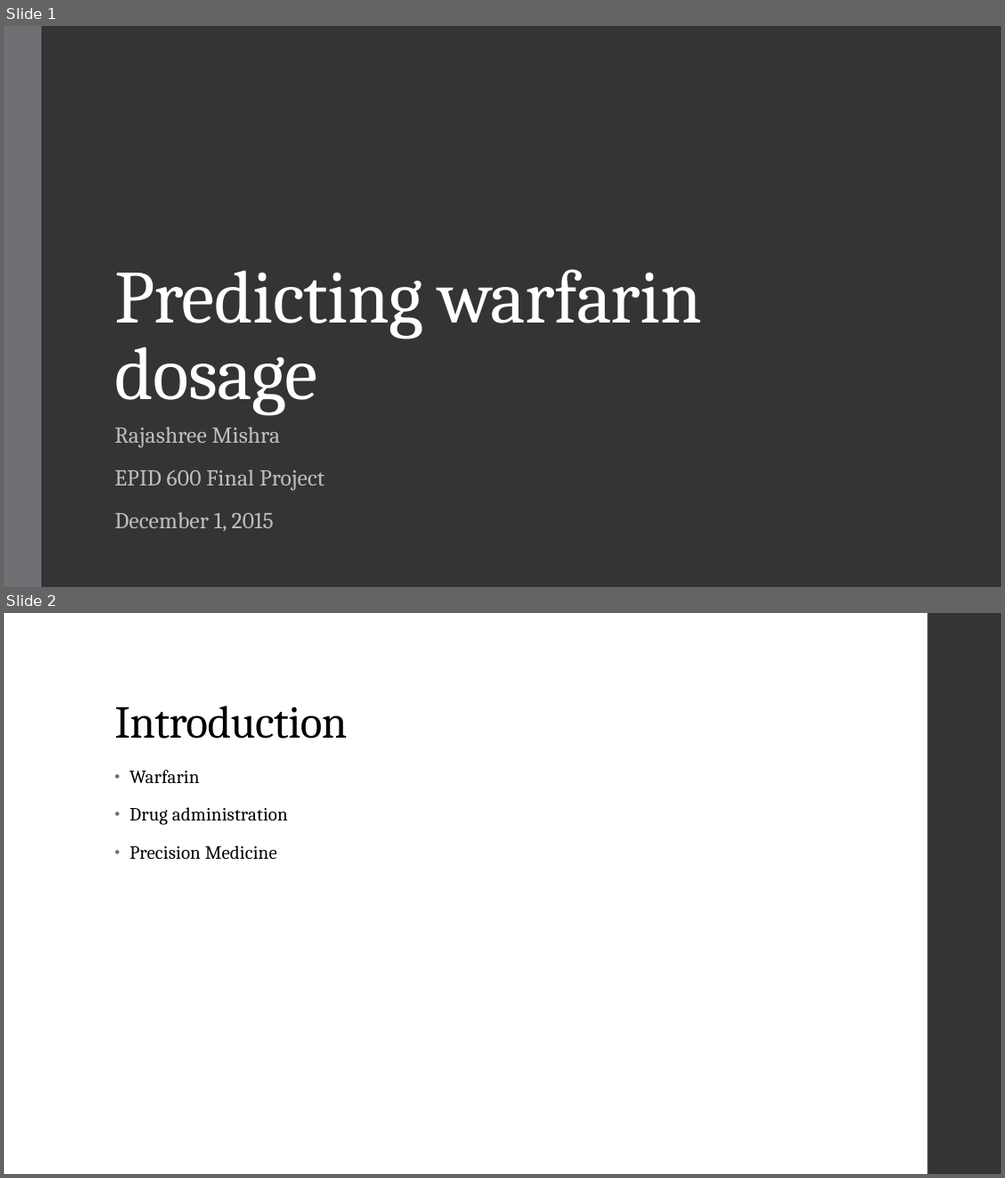
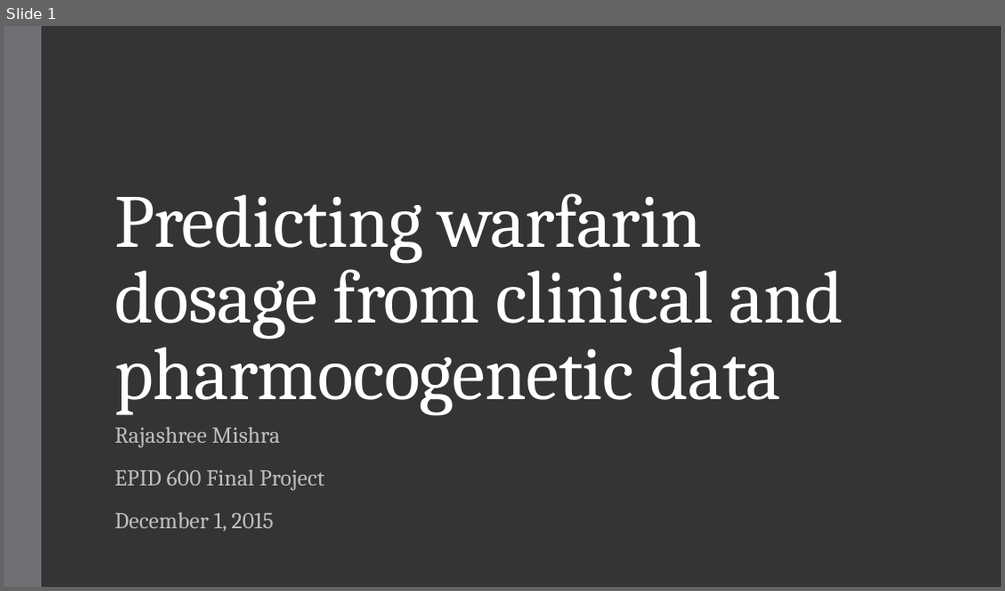
Before and after one commit to misraj/pharmgkb_project, a slide deck: EPID600_mishra.pptx. Shown one above the other, each under a label of ours: slides 1 and 2 before the commit, slide 1 after it. The pictures are 1005x1178 and 1005x591 pixels, drawn with LibreOffice and Linux fonts; fonts in the diff are those of the drawing. Boxes give left, top, right and bottom in pixels: in the first picture for what was removed or moved away, otherwise in the second. Text is boxed around its words. In the diff, an @@ line names an element or a change of style, - is before the commit and + after.

```diff
--- a/EPID600_mishra.pptx
+++ b/EPID600_mishra.pptx
@@ slide 2 removed at bbox=[4, 613, 1001, 1174], background #FFFFFF @@
@@ rectangle removed at bbox=[928, 613, 1001, 1174] @@
@@ title removed at bbox=[114, 706, 347, 738] @@
-Introduction
@@ text removed at bbox=[129, 770, 288, 859] @@
-• Warfarin
-• Drug administration
-• Precision Medicine
@@ slide 1 changed as well @@
@@ title at bbox=[114, 193, 844, 415]: text changed @@
-Predicting warfarin dosage
+Predicting warfarin dosage from clinical and pharmocogenetic data
```
Also in this commit, not shown: 1 other slide changed, 12 slides added, 2 other slides removed.
